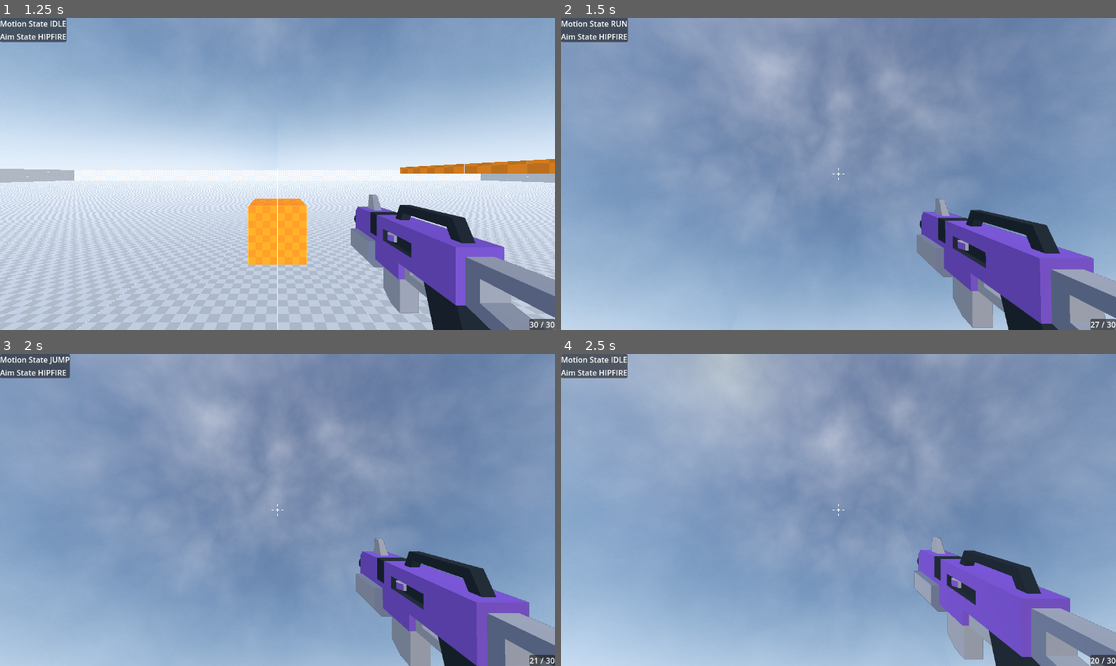
Above: before the commit, frames 1-4 (two rows, left to right).
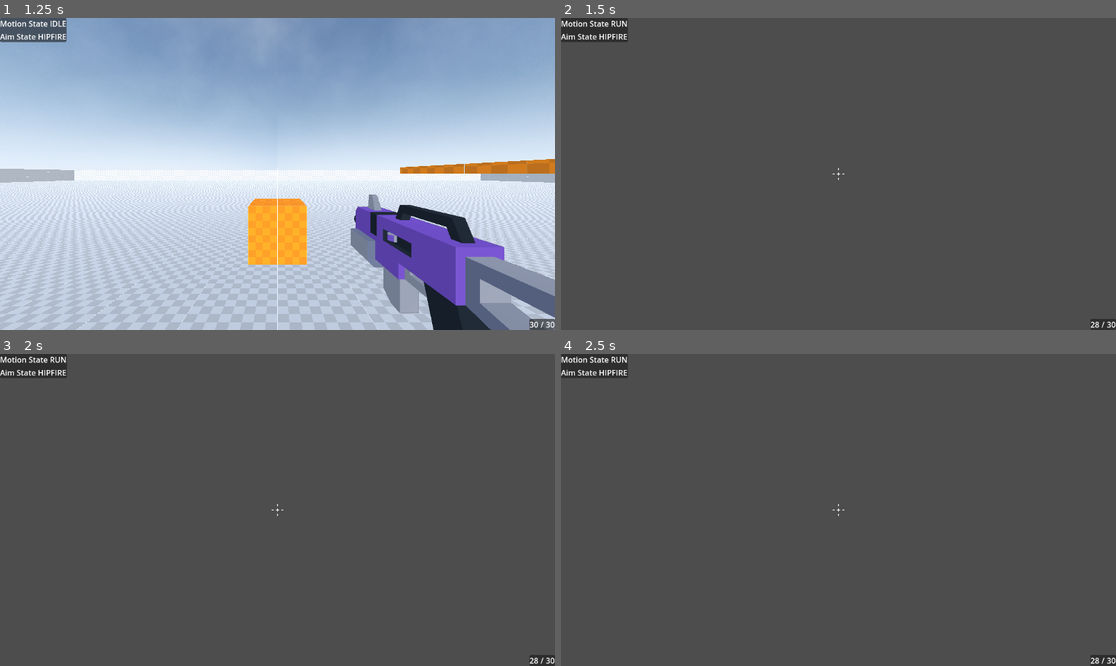
Above: after the commit, the same moments.

Repository: Emaleth/Anathema_old
Game: Godot game, scene res://source/main_menu/main_menu.tscn
Same seed, same stepped clock (60 frames per second), same inputs: the game is played once before the commit and once after it.
Inputs (mouse positions are in pixels of both pictures, inside the frame that each line leads up to):
- Up to frame 1 (1.25 s): click "Play" at 0.5 s
- Up to frame 2 (1.5 s): move the mouse to (866, 174) at 1.27 s; press the mouse at (866, 174) at 1.28 s; hold W (move_forward) from 1.28 s (still down)
- Up to frame 3 (2 s): keep holding W (move_forward); tap Space (jump) at 1.52 s
- Up to frame 4 (2.5 s): keep holding W (move_forward); move the mouse to (810, 510) at 2.02 s; release the mouse at (810, 510) at 2.03 s; tap C (crouch) at 2.1 s; tap Space (jump) at 2.27 s; click (810, 510) at 2.3 s

Frame 1 is identical in both runs. In frame 2, 100% of the frame differs, in the area x 0-100%, y 0-100%; in frame 3, 100%; in frame 4, 100%.

Commit message:
Changes to be committed: 	modified:   project.godot 	modified:   source/core/autoloads.gd 	new file:   source/managers/bullet_manager.gd 	modified:   source/weapons/blaster_d.gd 	modified:   source/weapons/blaster_d.tscn

Diff:
--- a/project.godot
+++ b/project.godot
@@ -23,6 +23,7 @@
 Settings="*res://source/core/settings.gd"
 Signals="*res://source/core/signals.gd"
 AudioManager="*res://source/managers/audio_manager.gd"
+BulletManager="*res://source/managers/bullet_manager.gd"
 
 [editor_plugins]
 
--- a/source/core/autoloads.gd
+++ b/source/core/autoloads.gd
@@ -6,6 +6,7 @@
 	"Settings" : "res://source/core/settings.gd",
 	"Signals" : "res://source/core/signals.gd",
 	"AudioManager" : "res://source/managers/audio_manager.gd",
+	"BulletManager" : "res://source/managers/bullet_manager.gd",
 }
 
 
--- /dev/null
+++ b/source/managers/bullet_manager.gd
@@ -0,0 +1,45 @@
+extends Node3D
+
+var bullet_index : Dictionary = {
+	"default" : {
+		"speed" : 100,
+		"container" : {},
+ 	}
+}
+
+
+func _physics_process(delta: float) -> void:
+	process_bullets(delta)
+
+
+func create_bullet(shooter : CharacterBody3D, initial_transform : Transform3D, bullet_id : String = "default") -> void:
+	var bullet_uid = hash(randi())
+	bullet_index[bullet_id]["container"][bullet_uid] = {
+		"time" : Time.get_unix_time_from_system(),
+		"transform" : initial_transform,
+		"owner" : shooter
+	}
+#	print(bullet_index[bullet_id]["container"].size())
+
+
+func process_bullets(_delta) -> void:
+	for type in bullet_index:
+		for uid in bullet_index[type]["container"]:
+			var current_transform : Transform3D = bullet_index[type]["container"][uid]["transform"]
+			var next_transform := current_transform.translated(Vector3.ONE * bullet_index[type]["speed"] * (Time.get_unix_time_from_system() - bullet_index[type]["container"][uid]["time"]))
+			if current_transform.origin.distance_squared_to(next_transform.origin) > pow(1000, 2):
+				destroy_bullet(type, uid, null, null)
+				return
+			else:
+				var space_state = get_world_3d().direct_space_state
+				var query = PhysicsRayQueryParameters3D.create(current_transform.origin, next_transform.origin)
+				var result = space_state.intersect_ray(query)
+				if result:
+					destroy_bullet(type, uid, result.position, result.collider)
+
+
+func destroy_bullet(bullet_id, bullet_uid, _impact_position, impacted_node):
+	bullet_index[bullet_id]["container"].erase(bullet_uid)
+#	print(bullet_uid)
+#	print(impacted_node)
+	if impacted_node: impacted_node.queue_free()
--- a/source/weapons/blaster_d.gd
+++ b/source/weapons/blaster_d.gd
@@ -35,6 +35,7 @@
 			rof_time = 0.0
 			current_ammo -= 1
 			Signals.update_current_ammo.emit(current_ammo)
+			BulletManager.create_bullet(owner, $MuzzleMarker.transform)
 	else:
 		reload()
 
--- a/source/weapons/blaster_d.tscn
+++ b/source/weapons/blaster_d.tscn
@@ -39,3 +39,6 @@
 
 [node name="ReloadSound" type="AudioStreamPlayer3D" parent="." index="3"]
 stream = ExtResource("4_mw5l0")
+
+[node name="MuzzleMarker" type="Marker3D" parent="." index="4"]
+transform = Transform3D(1, 0, 0, 0, 1, 0, 0, 0, 1, 0, -0.134096, -0.432655)
